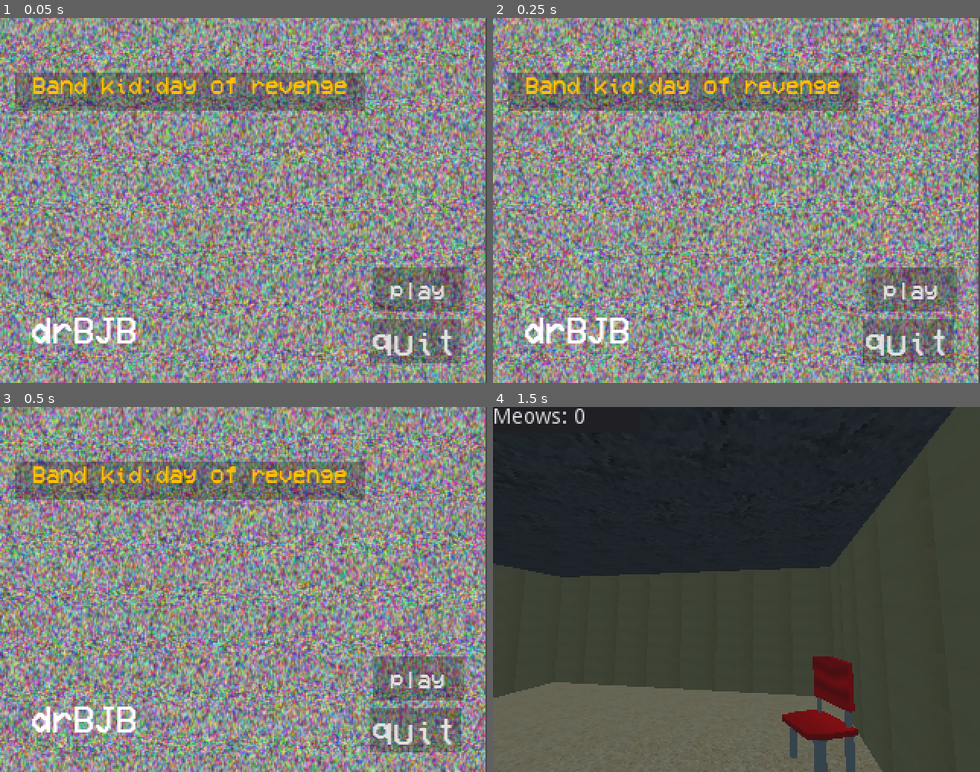
Above: before the commit, frames 1-4 (two rows, left to right).
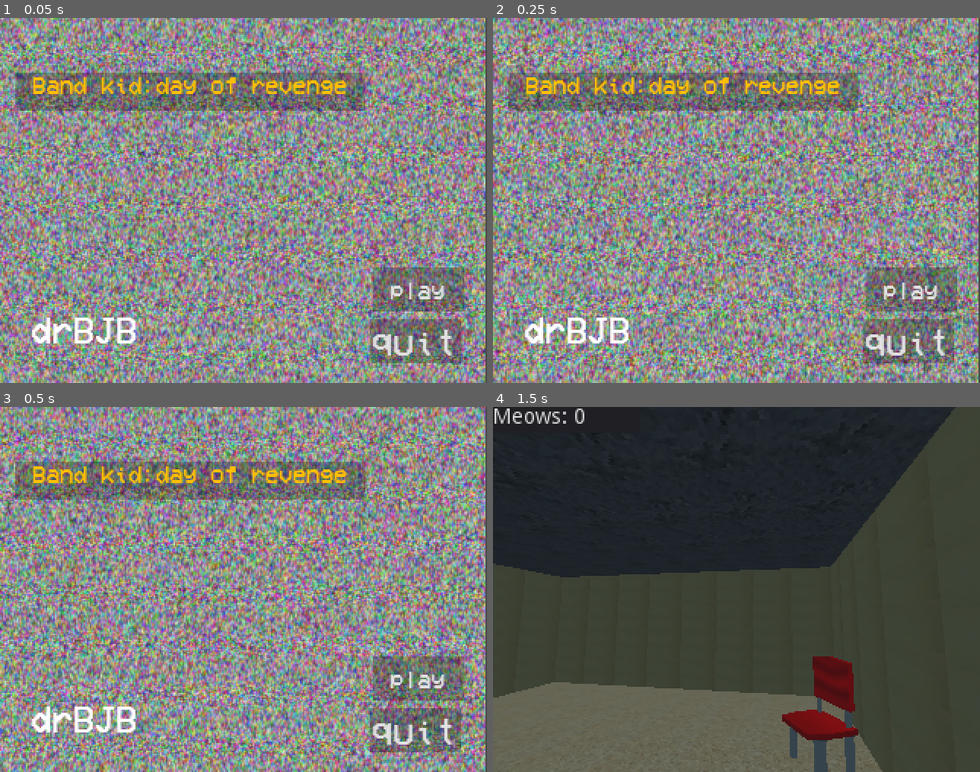
Above: after the commit, the same moments.

Repository: drbjb/band-kid-revenge
Game: Godot game, scene res://scenes/main_menu.tscn
Same seed, same stepped clock (60 frames per second), same inputs: the game is played once before the commit and once after it.
Inputs (mouse positions are in pixels of both pictures, inside the frame that each line leads up to):
- Up to frame 1 (0.05 s): no input
- Up to frame 2 (0.25 s): no input
- Up to frame 3 (0.5 s): no input
- Up to frame 4 (1.5 s): click "play" at 0.5 s; tap Enter (ui_accept) at 1.25 s; move the mouse to (760, 589) at 1.27 s; hold W (move_forward) from 1.28 s (still down); tap F (meow) at 1.35 s

The runs differ from the first frame. In frame 1, 92% of the frame differs, in the area x 0-100%, y 0-100%; in frame 2, 92%; in frame 3, 92%; in frame 4, nothing differs.

Commit message:
got dialog working a little more

Diff:
--- a/dialog/dialog.tres
+++ /dev/null
@@ -1,185 +0,0 @@
-[gd_resource type="Resource" load_steps=2 format=2]
-
-[ext_resource path="res://addons/saywhat_godot/dialogue_resource.gd" type="Script" id=1]
-
-[resource]
-script = ExtResource( 1 )
-lines = {
-"15f5a304-5d75-4b6e-a08c-79063b167dc8": {
-"character": "Ur Bestie",
-"dialogue": "Pull the trigger! That little dingus is weak!!!!",
-"go_to_node_id": "",
-"id": "15f5a304-5d75-4b6e-a08c-79063b167dc8",
-"next_node_id": "f18abef0-aea7-450a-a2b4-f7c9b3517584",
-"type": "dialogue"
-},
-"17f8e34d-41d0-4fd6-9600-b888a16d9592": {
-"id": "17f8e34d-41d0-4fd6-9600-b888a16d9592",
-"responses": [ {
-"next_node_id": "27a11e58-6121-4216-a3bc-a91928886c58",
-"prompt": "Can you repeat that?"
-}, {
-"next_node_id": "",
-"prompt": "Alright then"
-} ],
-"type": "responses"
-},
-"1acba73e-4b86-4723-b34d-468c7878723e": {
-"character": "You",
-"dialogue": "But this is my room",
-"go_to_node_id": "",
-"id": "1acba73e-4b86-4723-b34d-468c7878723e",
-"next_node_id": "9b3b4447-eb56-435e-b822-a30a3c52f3ee",
-"type": "dialogue"
-},
-"23f46bdd-f53b-46f8-b5fd-b74e68bfe93b": {
-"character": "Ur Bestie",
-"dialogue": "Now that the power has been shut down its your job to get the keys",
-"go_to_node_id": "",
-"id": "23f46bdd-f53b-46f8-b5fd-b74e68bfe93b",
-"next_node_id": "31d3255d-f23e-4ea9-97a3-8e7682c23009",
-"type": "dialogue"
-},
-"27a11e58-6121-4216-a3bc-a91928886c58": {
-"character": "You",
-"dialogue": "Hello!",
-"go_to_node_id": "",
-"id": "27a11e58-6121-4216-a3bc-a91928886c58",
-"next_node_id": "80729db0-83dd-43cb-afc7-6fd90484623e",
-"type": "dialogue"
-},
-"282ecf50-9fdd-4524-82de-d0851f4659f9": {
-"character": "Monday",
-"dialogue": "are like shooting stars",
-"go_to_node_id": "",
-"id": "282ecf50-9fdd-4524-82de-d0851f4659f9",
-"next_node_id": "674ac798-5d8c-4e40-8828-51198c317eaa",
-"type": "dialogue"
-},
-"2e9b62e5-7d6c-4458-aa8c-2b549c4151a9": {
-"character": "Ur Bestie",
-"dialogue": "get MYYY lunch ready",
-"go_to_node_id": "",
-"id": "2e9b62e5-7d6c-4458-aa8c-2b549c4151a9",
-"next_node_id": "c4fb4370-58fb-4324-8e41-42933cbffd7f",
-"type": "dialogue"
-},
-"2ffcf89b-5edb-462b-a79f-52b458e36757": {
-"character": "All Keys!",
-"dialogue": "the solumn keys, purple, brown, green",
-"go_to_node_id": "",
-"id": "2ffcf89b-5edb-462b-a79f-52b458e36757",
-"next_node_id": "d8d06c7b-705f-4706-b435-854941f7f751",
-"type": "dialogue"
-},
-"31d3255d-f23e-4ea9-97a3-8e7682c23009": {
-"character": "Ur Bestie",
-"dialogue": "get thru the principle, get out of the building,",
-"go_to_node_id": "",
-"id": "31d3255d-f23e-4ea9-97a3-8e7682c23009",
-"next_node_id": "2e9b62e5-7d6c-4458-aa8c-2b549c4151a9",
-"type": "dialogue"
-},
-"4daaa04d-e80d-4fc9-bb15-63c5c1128ca5": {
-"character": "Ur Bestie",
-"dialogue": "And im gonna need yourr help",
-"go_to_node_id": "",
-"id": "4daaa04d-e80d-4fc9-bb15-63c5c1128ca5",
-"next_node_id": "17f8e34d-41d0-4fd6-9600-b888a16d9592",
-"type": "dialogue"
-},
-"674ac798-5d8c-4e40-8828-51198c317eaa": {
-"id": "674ac798-5d8c-4e40-8828-51198c317eaa",
-"responses": [ {
-"next_node_id": "",
-"prompt": "That is all"
-} ],
-"type": "responses"
-},
-"80729db0-83dd-43cb-afc7-6fd90484623e": {
-"character": "???",
-"dialogue": "get out of my room kid!",
-"go_to_node_id": "",
-"id": "80729db0-83dd-43cb-afc7-6fd90484623e",
-"next_node_id": "1acba73e-4b86-4723-b34d-468c7878723e",
-"type": "dialogue"
-},
-"8ec7a3af-4f74-4150-91ca-94db7184d278": {
-"character": "Monday",
-"dialogue": "Can we pretnd that airplanes in the night sky",
-"go_to_node_id": "",
-"id": "8ec7a3af-4f74-4150-91ca-94db7184d278",
-"next_node_id": "282ecf50-9fdd-4524-82de-d0851f4659f9",
-"type": "dialogue"
-},
-"9b3b4447-eb56-435e-b822-a30a3c52f3ee": {
-"character": "???",
-"dialogue": "Thats not my problem!!!! from now on im ur bestie",
-"go_to_node_id": "",
-"id": "9b3b4447-eb56-435e-b822-a30a3c52f3ee",
-"next_node_id": "4daaa04d-e80d-4fc9-bb15-63c5c1128ca5",
-"type": "dialogue"
-},
-"a7641723-9d36-4ab9-8fd9-f1223c43312c": {
-"go_to_node_id": "",
-"id": "a7641723-9d36-4ab9-8fd9-f1223c43312c",
-"next_node_id": "f0371544-52b6-4aa5-8367-e62056422d83",
-"type": "dialogue"
-},
-"ab77936b-b33b-4e4f-bf28-f19b271ce918": {
-"id": "ab77936b-b33b-4e4f-bf28-f19b271ce918",
-"responses": [ {
-"next_node_id": "",
-"prompt": "That is all"
-} ],
-"type": "responses"
-},
-"c4fb4370-58fb-4324-8e41-42933cbffd7f": {
-"id": "c4fb4370-58fb-4324-8e41-42933cbffd7f",
-"responses": [ {
-"next_node_id": "",
-"prompt": "That is all"
-} ],
-"type": "responses"
-},
-"ccd3b173-5b46-43a5-8ccc-0176f0bb8ff2": {
-"character": "Ur Bestie",
-"dialogue": "That was a tough one",
-"go_to_node_id": "",
-"id": "ccd3b173-5b46-43a5-8ccc-0176f0bb8ff2",
-"next_node_id": "ff987a7a-c475-4ca4-bc6f-a8511766e54e",
-"type": "dialogue"
-},
-"d8d06c7b-705f-4706-b435-854941f7f751": {
-"character": "All Keys!",
-"dialogue": "lie peacefully, betwixed his teeth",
-"go_to_node_id": "",
-"id": "d8d06c7b-705f-4706-b435-854941f7f751",
-"next_node_id": "a7641723-9d36-4ab9-8fd9-f1223c43312c",
-"type": "dialogue"
-},
-"f0371544-52b6-4aa5-8367-e62056422d83": {
-"id": "f0371544-52b6-4aa5-8367-e62056422d83",
-"responses": [ {
-"next_node_id": "",
-"prompt": "That is all"
-} ],
-"type": "responses"
-},
-"f18abef0-aea7-450a-a2b4-f7c9b3517584": {
-"character": "Ur Bestie",
-"dialogue": "Nows your chaaaaaaaance!!!!!!!!",
-"go_to_node_id": "",
-"id": "f18abef0-aea7-450a-a2b4-f7c9b3517584",
-"next_node_id": "ab77936b-b33b-4e4f-bf28-f19b271ce918",
-"type": "dialogue"
-},
-"ff987a7a-c475-4ca4-bc6f-a8511766e54e": {
-"character": "Ur Bestie",
-"dialogue": "thats why im glad I made YOU DO IT!!!!!",
-"go_to_node_id": "",
-"id": "ff987a7a-c475-4ca4-bc6f-a8511766e54e",
-"next_node_id": "23f46bdd-f53b-46f8-b5fd-b74e68bfe93b",
-"type": "dialogue"
-}
-}
--- /dev/null
+++ b/dialog/game.tres
@@ -0,0 +1,49 @@
+[gd_resource type="Resource" load_steps=2 format=2]
+
+[ext_resource path="res://addons/saywhat_godot/dialogue_resource.gd" type="Script" id=1]
+
+[resource]
+script = ExtResource( 1 )
+lines = {
+"1a31c351-68ce-491d-86d3-1fbc43a06ba1": {
+"id": "1a31c351-68ce-491d-86d3-1fbc43a06ba1",
+"responses": [ {
+"next_node_id": "e18fc3c4-38cb-4dcf-90a3-447d93bb3671",
+"prompt": "Can you repeat that?"
+}, {
+"next_node_id": "",
+"prompt": "That's all for now"
+} ],
+"type": "responses"
+},
+"2f9e140c-a35d-4c45-9ec2-0db231d1f0cb": {
+"go_to_node_id": "",
+"id": "2f9e140c-a35d-4c45-9ec2-0db231d1f0cb",
+"next_node_id": "54731a80-7f69-423c-9ecf-64f89593aa18",
+"type": "dialogue"
+},
+"54731a80-7f69-423c-9ecf-64f89593aa18": {
+"go_to_node_id": "",
+"id": "54731a80-7f69-423c-9ecf-64f89593aa18",
+"mutation": "has_met_ur_bestie = true",
+"next_node_id": "1a31c351-68ce-491d-86d3-1fbc43a06ba1",
+"type": "mutation"
+},
+"914cf080-f9d2-4328-81c0-7d582027c1f4": {
+"character": "Character",
+"condition": "has_met_ur_bestie",
+"dialogue": "It's nice to meet you.",
+"go_to_node_id": "",
+"id": "914cf080-f9d2-4328-81c0-7d582027c1f4",
+"next_node_id": "2f9e140c-a35d-4c45-9ec2-0db231d1f0cb",
+"type": "dialogue"
+},
+"e18fc3c4-38cb-4dcf-90a3-447d93bb3671": {
+"character": "Character",
+"dialogue": "Hello!",
+"go_to_node_id": "",
+"id": "e18fc3c4-38cb-4dcf-90a3-447d93bb3671",
+"next_node_id": "914cf080-f9d2-4328-81c0-7d582027c1f4",
+"type": "dialogue"
+}
+}
--- a/dialog/hellokid.tres
+++ /dev/null
@@ -1,185 +0,0 @@
-[gd_resource type="Resource" load_steps=2 format=2]
-
-[ext_resource path="res://addons/saywhat_godot/dialogue_resource.gd" type="Script" id=1]
-
-[resource]
-script = ExtResource( 1 )
-lines = {
-"15f5a304-5d75-4b6e-a08c-79063b167dc8": {
-"character": "Ur Bestie",
-"dialogue": "Pull the trigger! That little dingus is weak!!!!",
-"go_to_node_id": "",
-"id": "15f5a304-5d75-4b6e-a08c-79063b167dc8",
-"next_node_id": "f18abef0-aea7-450a-a2b4-f7c9b3517584",
-"type": "dialogue"
-},
-"17f8e34d-41d0-4fd6-9600-b888a16d9592": {
-"id": "17f8e34d-41d0-4fd6-9600-b888a16d9592",
-"responses": [ {
-"next_node_id": "27a11e58-6121-4216-a3bc-a91928886c58",
-"prompt": "Can you repeat that?"
-}, {
-"next_node_id": "",
-"prompt": "Alright then"
-} ],
-"type": "responses"
-},
-"1acba73e-4b86-4723-b34d-468c7878723e": {
-"character": "You",
-"dialogue": "But this is my room",
-"go_to_node_id": "",
-"id": "1acba73e-4b86-4723-b34d-468c7878723e",
-"next_node_id": "9b3b4447-eb56-435e-b822-a30a3c52f3ee",
-"type": "dialogue"
-},
-"23f46bdd-f53b-46f8-b5fd-b74e68bfe93b": {
-"character": "Ur Bestie",
-"dialogue": "Now that the power has been shut down its your job to get the keys",
-"go_to_node_id": "",
-"id": "23f46bdd-f53b-46f8-b5fd-b74e68bfe93b",
-"next_node_id": "31d3255d-f23e-4ea9-97a3-8e7682c23009",
-"type": "dialogue"
-},
-"27a11e58-6121-4216-a3bc-a91928886c58": {
-"character": "You",
-"dialogue": "Hello!",
-"go_to_node_id": "",
-"id": "27a11e58-6121-4216-a3bc-a91928886c58",
-"next_node_id": "80729db0-83dd-43cb-afc7-6fd90484623e",
-"type": "dialogue"
-},
-"282ecf50-9fdd-4524-82de-d0851f4659f9": {
-"character": "Monday",
-"dialogue": "are like shooting stars",
-"go_to_node_id": "",
-"id": "282ecf50-9fdd-4524-82de-d0851f4659f9",
-"next_node_id": "674ac798-5d8c-4e40-8828-51198c317eaa",
-"type": "dialogue"
-},
-"2e9b62e5-7d6c-4458-aa8c-2b549c4151a9": {
-"character": "Ur Bestie",
-"dialogue": "get MYYY lunch ready",
-"go_to_node_id": "",
-"id": "2e9b62e5-7d6c-4458-aa8c-2b549c4151a9",
-"next_node_id": "c4fb4370-58fb-4324-8e41-42933cbffd7f",
-"type": "dialogue"
-},
-"2ffcf89b-5edb-462b-a79f-52b458e36757": {
-"character": "All Keys!",
-"dialogue": "the solumn keys, purple, brown, green",
-"go_to_node_id": "",
-"id": "2ffcf89b-5edb-462b-a79f-52b458e36757",
-"next_node_id": "d8d06c7b-705f-4706-b435-854941f7f751",
-"type": "dialogue"
-},
-"31d3255d-f23e-4ea9-97a3-8e7682c23009": {
-"character": "Ur Bestie",
-"dialogue": "get thru the principle, get out of the building,",
-"go_to_node_id": "",
-"id": "31d3255d-f23e-4ea9-97a3-8e7682c23009",
-"next_node_id": "2e9b62e5-7d6c-4458-aa8c-2b549c4151a9",
-"type": "dialogue"
-},
-"4daaa04d-e80d-4fc9-bb15-63c5c1128ca5": {
-"character": "Ur Bestie",
-"dialogue": "And im gonna need yourr help",
-"go_to_node_id": "",
-"id": "4daaa04d-e80d-4fc9-bb15-63c5c1128ca5",
-"next_node_id": "17f8e34d-41d0-4fd6-9600-b888a16d9592",
-"type": "dialogue"
-},
-"674ac798-5d8c-4e40-8828-51198c317eaa": {
-"id": "674ac798-5d8c-4e40-8828-51198c317eaa",
-"responses": [ {
-"next_node_id": "",
-"prompt": "That is all"
-} ],
-"type": "responses"
-},
-"80729db0-83dd-43cb-afc7-6fd90484623e": {
-"character": "???",
-"dialogue": "get out of my room kid!",
-"go_to_node_id": "",
-"id": "80729db0-83dd-43cb-afc7-6fd90484623e",
-"next_node_id": "1acba73e-4b86-4723-b34d-468c7878723e",
-"type": "dialogue"
-},
-"8ec7a3af-4f74-4150-91ca-94db7184d278": {
-"character": "Monday",
-"dialogue": "Can we pretnd that airplanes in the night sky",
-"go_to_node_id": "",
-"id": "8ec7a3af-4f74-4150-91ca-94db7184d278",
-"next_node_id": "282ecf50-9fdd-4524-82de-d0851f4659f9",
-"type": "dialogue"
-},
-"9b3b4447-eb56-435e-b822-a30a3c52f3ee": {
-"character": "???",
-"dialogue": "Thats not my problem!!!! from now on im ur bestie",
-"go_to_node_id": "",
-"id": "9b3b4447-eb56-435e-b822-a30a3c52f3ee",
-"next_node_id": "4daaa04d-e80d-4fc9-bb15-63c5c1128ca5",
-"type": "dialogue"
-},
-"a7641723-9d36-4ab9-8fd9-f1223c43312c": {
-"go_to_node_id": "",
-"id": "a7641723-9d36-4ab9-8fd9-f1223c43312c",
-"next_node_id": "f0371544-52b6-4aa5-8367-e62056422d83",
-"type": "dialogue"
-},
-"ab77936b-b33b-4e4f-bf28-f19b271ce918": {
-"id": "ab77936b-b33b-4e4f-bf28-f19b271ce918",
-"responses": [ {
-"next_node_id": "",
-"prompt": "That is all"
-} ],
-"type": "responses"
-},
-"c4fb4370-58fb-4324-8e41-42933cbffd7f": {
-"id": "c4fb4370-58fb-4324-8e41-42933cbffd7f",
-"responses": [ {
-"next_node_id": "",
-"prompt": "That is all"
-} ],
-"type": "responses"
-},
-"ccd3b173-5b46-43a5-8ccc-0176f0bb8ff2": {
-"character": "Ur Bestie",
-"dialogue": "That was a tough one",
-"go_to_node_id": "",
-"id": "ccd3b173-5b46-43a5-8ccc-0176f0bb8ff2",
-"next_node_id": "ff987a7a-c475-4ca4-bc6f-a8511766e54e",
-"type": "dialogue"
-},
-"d8d06c7b-705f-4706-b435-854941f7f751": {
-"character": "All Keys!",
-"dialogue": "lie peacefully, betwixed his teeth",
-"go_to_node_id": "",
-"id": "d8d06c7b-705f-4706-b435-854941f7f751",
-"next_node_id": "a7641723-9d36-4ab9-8fd9-f1223c43312c",
-"type": "dialogue"
-},
-"f0371544-52b6-4aa5-8367-e62056422d83": {
-"id": "f0371544-52b6-4aa5-8367-e62056422d83",
-"responses": [ {
-"next_node_id": "",
-"prompt": "That is all"
-} ],
-"type": "responses"
-},
-"f18abef0-aea7-450a-a2b4-f7c9b3517584": {
-"character": "Ur Bestie",
-"dialogue": "Nows your chaaaaaaaance!!!!!!!!",
-"go_to_node_id": "",
-"id": "f18abef0-aea7-450a-a2b4-f7c9b3517584",
-"next_node_id": "ab77936b-b33b-4e4f-bf28-f19b271ce918",
-"type": "dialogue"
-},
-"ff987a7a-c475-4ca4-bc6f-a8511766e54e": {
-"character": "Ur Bestie",
-"dialogue": "thats why im glad I made YOU DO IT!!!!!",
-"go_to_node_id": "",
-"id": "ff987a7a-c475-4ca4-bc6f-a8511766e54e",
-"next_node_id": "23f46bdd-f53b-46f8-b5fd-b74e68bfe93b",
-"type": "dialogue"
-}
-}
--- a/scenes/main_menu.tscn
+++ b/scenes/main_menu.tscn
@@ -59,6 +59,7 @@
 position = Vector2( 158.926, 117.836 )
 scale = Vector2( 1, 1.03113 )
 frames = SubResource( 2 )
+frame = 3
 playing = true
 
 [node name="title" parent="." instance=ExtResource( 1 )]
--- a/scripts/Game.gd
+++ b/scripts/Game.gd
@@ -4,6 +4,9 @@
 
 # use Game.dialog to check if a dialog is open (so you can ignore input)
 var dialog = null
+
+#these variables available in dialog
+var has_met_ur_bestie = false
 
 # show a SayWhat dialog
 func show_dialog(id: String) -> void:
@@ -16,8 +19,8 @@
 
 func _ready():
 	# load the saywhat dialog file
-	DialogueManager.resource = preload("res://dialog/dialog.tres")
-
+	DialogueManager.resource = preload("res://dialog/Game.tres")
+	DialogueManager.game_state = Game
 # manage game-wide input
 # this is very simple camera, normally you would put stuff in _process
 # and have a point that the camera moves towards
Not shown, added: dialog/game.saywhat
Not shown, removed: dialog/textsmay.saywhat
